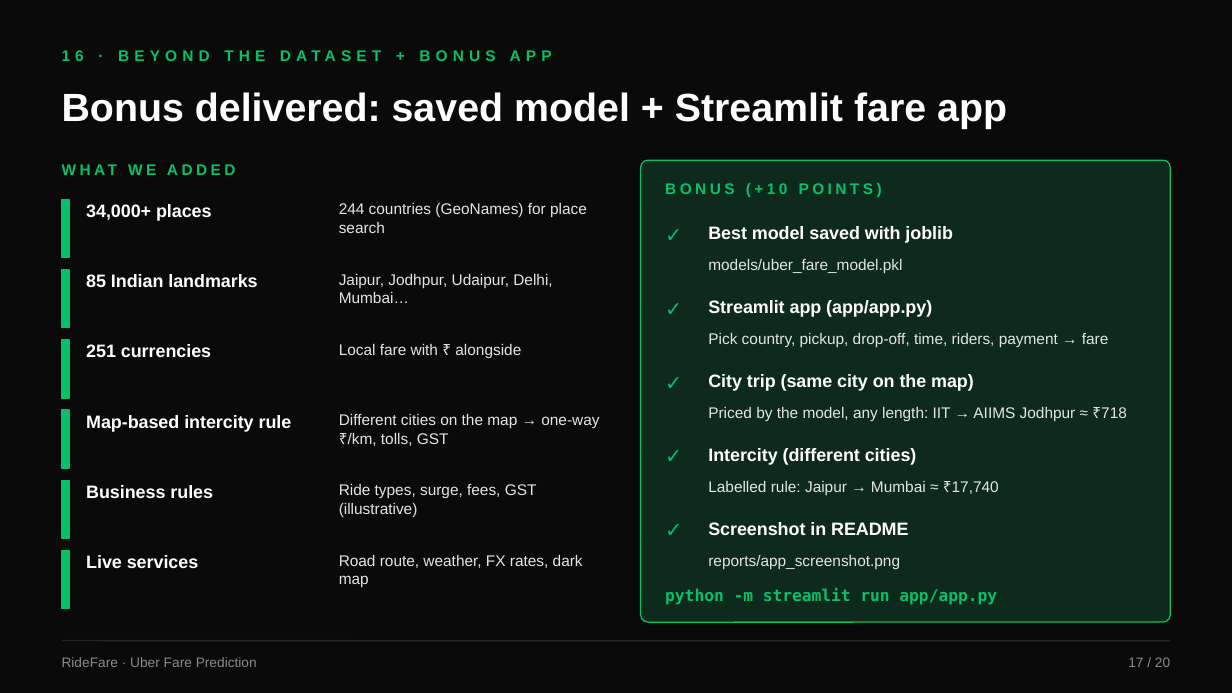
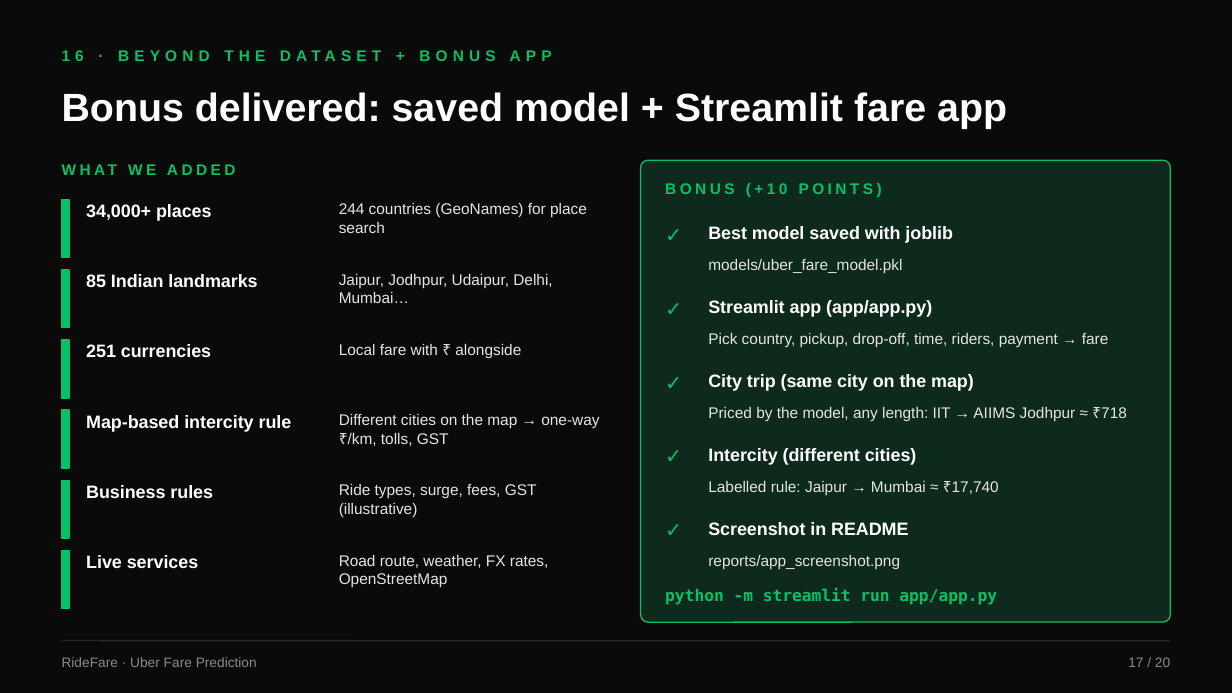
Before and after one commit to manghnanitany1998-del/ridefare, a slide deck: slide 17 of presentation/RideFare_Final_Presentation.pptx. Drawn at 1232x693 pixels with LibreOffice and Linux fonts; fonts in the diff are those of the drawing. Boxes give left, top, right and bottom in pixels: in the first picture for what was removed or moved away, otherwise in the second. Text is boxed around its words. In the diff, an @@ line names an element or a change of style, - is before the commit and + after.

Commit message:
OpenStreetMap, working nav links, UI fixes, final deck and report

```diff
--- a/presentation/RideFare_Final_Presentation.pptx
+++ b/presentation/RideFare_Final_Presentation.pptx
@@ text at bbox=[339, 554, 549, 588]: text changed @@
-Road route, weather, FX rates, dark map
+Road route, weather, FX rates, OpenStreetMap
```
Also in this commit, not shown: 2 other files.
